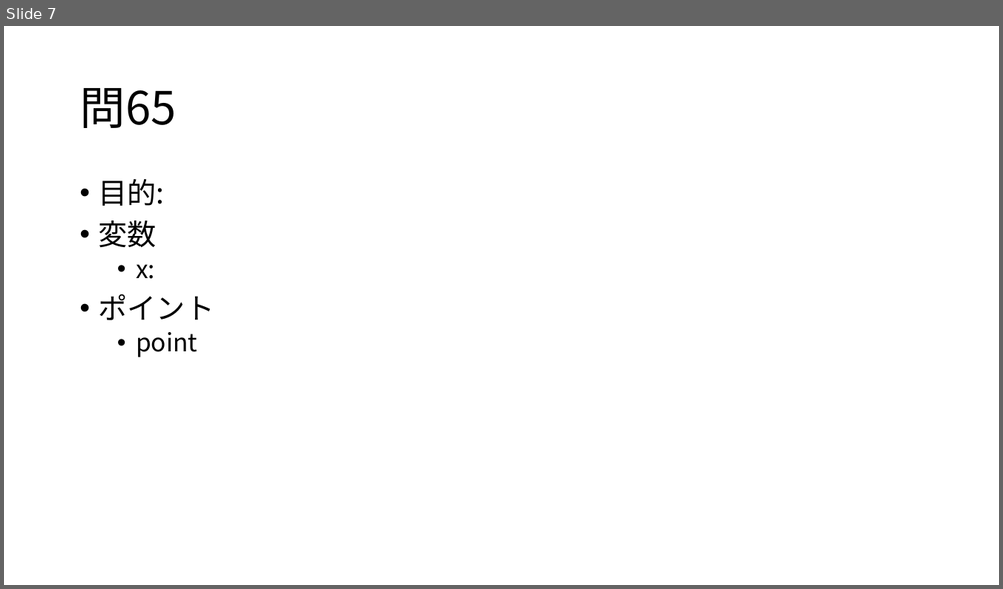
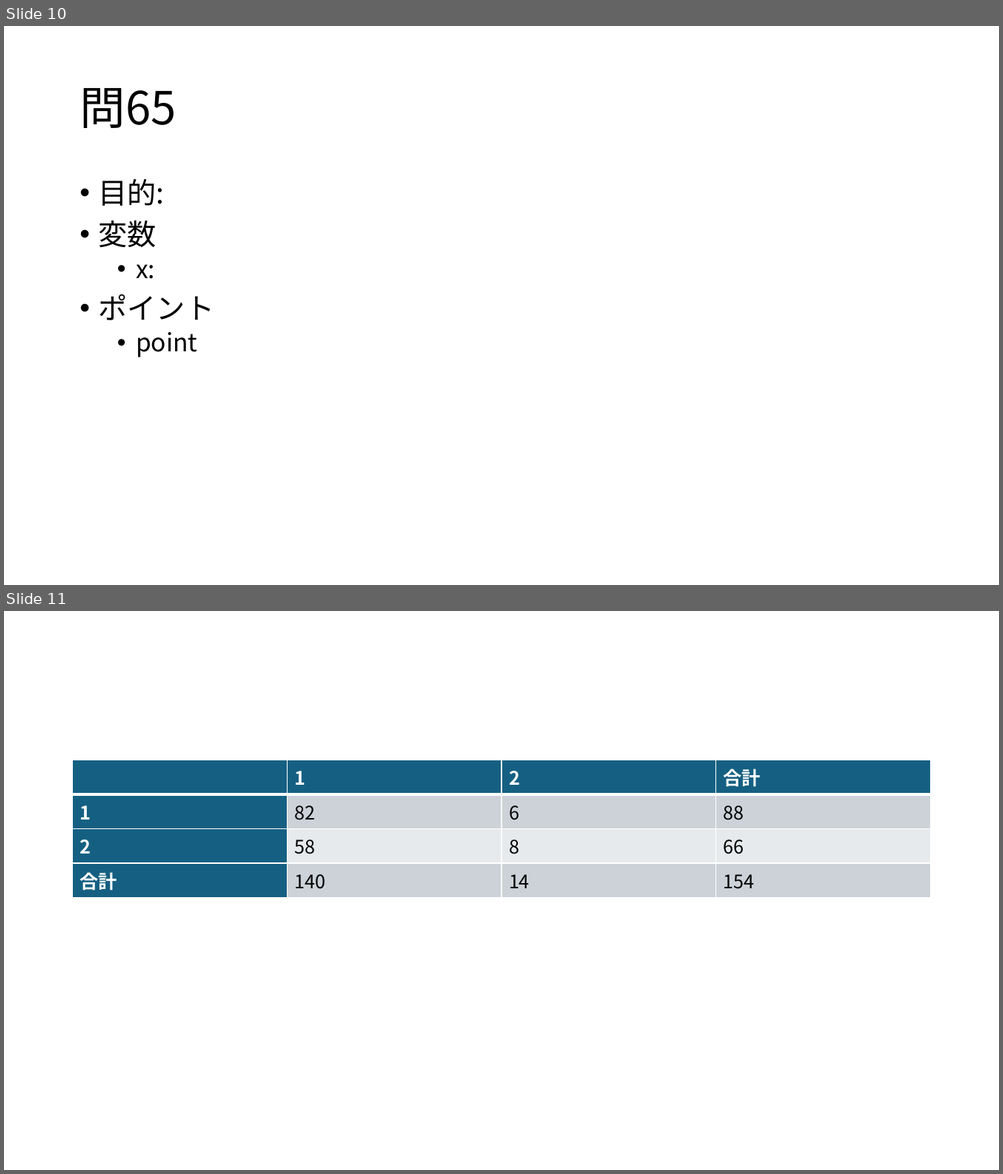
Before and after one commit to osamu377/FromZero, a slide deck: 問題集/問61-65.pptx. Shown one above the other, each under a label of ours: slide 7 before the commit, slides 10 and 11 after it. The pictures are 1003x589 and 1003x1174 pixels, drawn with LibreOffice and Linux fonts; fonts in the diff are those of the drawing. Boxes give left, top, right and bottom in pixels: in the first picture for what was removed or moved away, otherwise in the second. Text is boxed around its words. In the diff, an @@ line names an element or a change of style, - is before the commit and + after.

```diff
--- a/問題集/問61-65.pptx
+++ b/問題集/問61-65.pptx
@@ slide 11 added at box(4, 611, 999, 1170), background #FFFFFF @@
@@ table added at box(73, 760, 932, 894), 4 rows, 4 columns @@
+ | 1 | 2 | 合計
+1 | 82 | 6 | 88
+2 | 58 | 8 | 66
+合計 | 140 | 14 | 154
@@ what was slide 7 is now slide 10 @@
```
Also in this commit, not shown: 2 slides changed, 3 other slides added, 1 other file.
